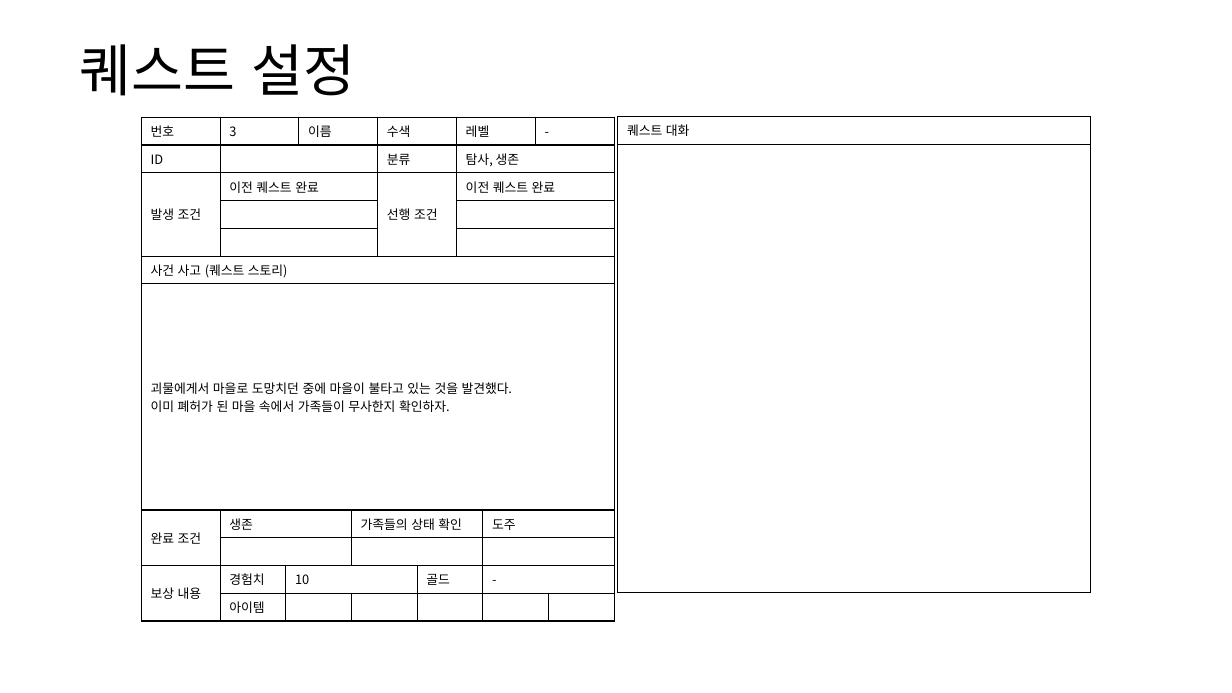
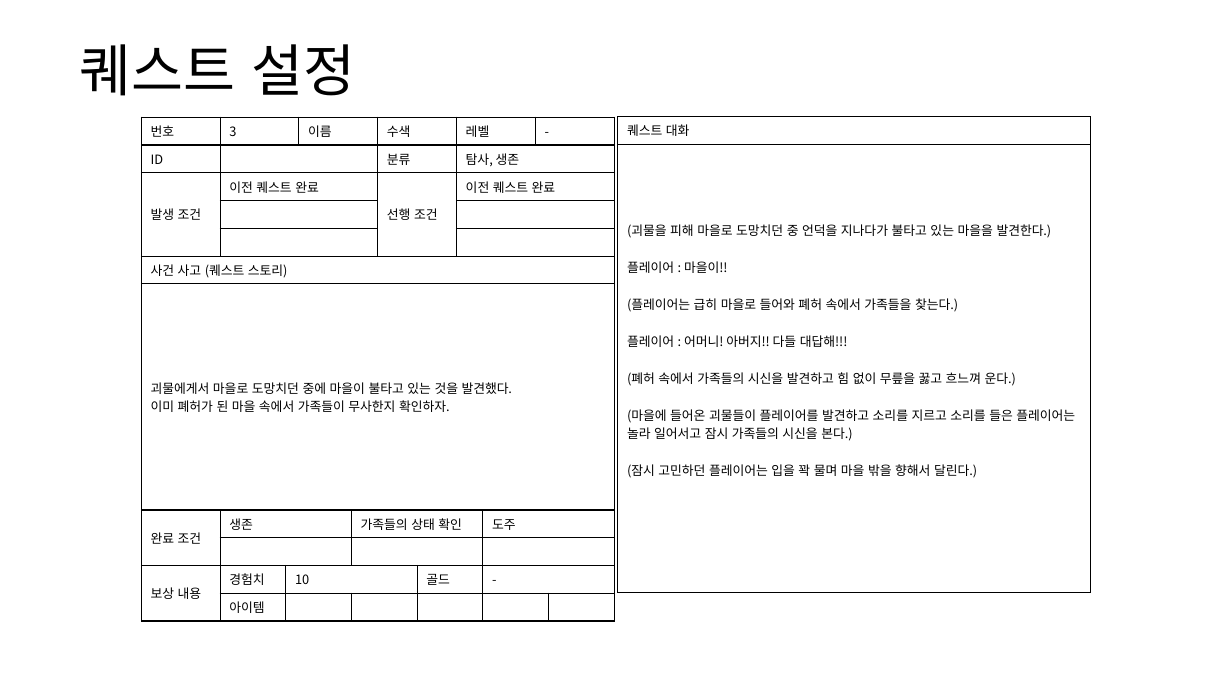
Before and after one commit to yjk0401/unityenginebasic_9th, a slide deck: slide 20 of 기획/퀘스트(메인) 기획서.pptx (slide 23 before the commit). Drawn at 1232x693 pixels with LibreOffice and Linux fonts; fonts in the diff are those of the drawing. Boxes give left, top, right and bottom in pixels: in the first picture for what was removed or moved away, otherwise in the second. Text is boxed around its words. In the diff, an @@ line names an element or a change of style, - is before the commit and + after.

```diff
--- a/기획/퀘스트(메인) 기획서.pptx
+++ b/기획/퀘스트(메인) 기획서.pptx
@@ table at (618,116,1092,590) @@
-row 2, column 1: 
+row 2, column 1: (괴물을 피해 마을로 도망치던 중 언덕을 지나다가 불타고 있는 마을을 발견한다.) / 플레이어 : 마을이!! / (플레이어는 급히 마을로 들어와 폐허 속에서 가족들을 찾는다.) / 플레이어 : 어머니! 아버지!! 다들 대답해!!! / (폐허 속에서 가족들의 시신을 발견하고 힘 없이 무릎을 꿇고 흐느껴 운다.) / (마을에 들어온 괴물들이 플레이어를 발견하고 소리를 지르고 소리를 들은 플레이어는 놀라 일어서고 잠시 가족들의 시신을 본다.) / (잠시 고민하던 플레이어는 입을 꽉 물며 마을 밖을 향해서 달린다.)
```
Also in this commit, not shown: 15 other slides changed, 3 slides removed, 3 other files.
